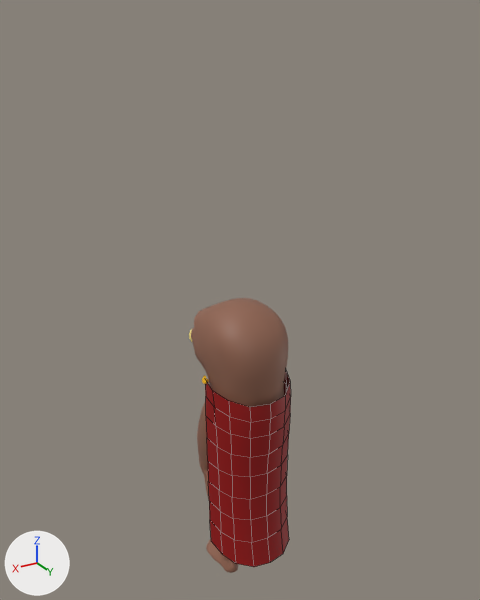
Before and after pictures for a commit that changed the FBX model MoS_Cloth/Assets/Meshes/Gondola.fbx.
Both versions are drawn from a 50 mm camera at (1.2, 1.94, 2.21) aimed at (-0.02, -0.09, 1.2). Every picture has the same lights, and +X, +Y and +Z are marked at lower left. Mesh edges are drawn as thin lines on the coarser meshes. Where no turn or scale is listed for an object, it has been applied to the vertices.

Script lines for the objects in view, before the commit:
```python
me_mesh = bpy.data.meshes.new('Mesh')
me_mesh.from_pydata(...)  # 10402 vertices, 10400 faces; spans x -0.166..0.166, y -0.276..0.145, z -0.013..1.211
# faces by material slot: [10222, 46, 132]
me_mesh.materials.append(mat_gondola_body_material)  # brown #90634f
me_mesh.materials.append(mat_gondola_innermouth_material)  # light grey #e1c3c3
me_mesh.materials.append(mat_gondola_outermouth_material)  # yellow #ffea8f
me_mesh_003 = bpy.data.meshes.new('Mesh.003')
me_mesh_003.from_pydata(...)  # 81 vertices, 64 faces; spans x -0.175..0.175, y -0.065..0.181, z 0.114..0.92
me_mesh_003.materials.append(mat_gondola_cape_material)  # red #960000
ob_gondolabody = bpy.data.objects.new('GondolaBody', me_mesh)
ob_gondolabody.location = (0.0, 0.0, 0.0)
ob_gondolacape = bpy.data.objects.new('GondolaCape', me_mesh_003)
ob_gondolacape.location = (0.0, 0.0, 0.0)
```
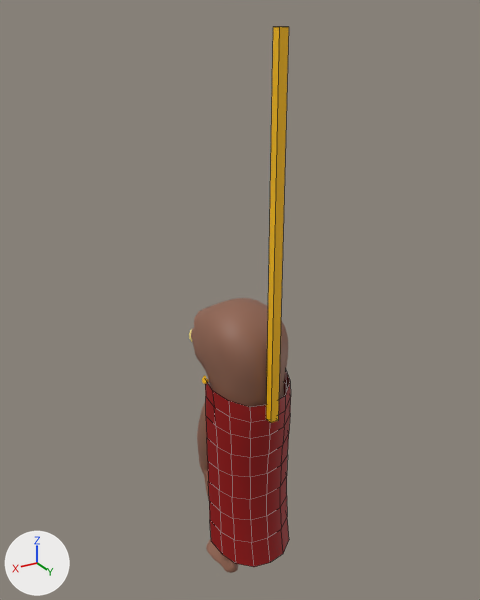
Commit message: Gondola is now walking in the demo scene

Pixel boxes (x1, y1, x2, y2) of what changed, in the pictures (480 x 600 px):
```json
{"object": "Pole", "change": "added", "after": [266, 27, 289, 423], "on screen": "yellow"}
```

Edits to the scene script, one JSON object a line:
```json
{"op": "add", "block": "me_mesh_003_1", "code": ["me_mesh_003_1 = bpy.data.meshes.new('Mesh.003')", "me_mesh_003_1.from_pydata(...)  # a box spanning x -0.017..0.017, y -0.017..0.017, z -0.684..0.684", "me_mesh_003_1.materials.append(mat_gondola_capeornament_material)  # yellow #ffc000"]}
{"op": "add", "block": "ob_pole", "code": ["ob_pole = bpy.data.objects.new('Pole', me_mesh_003_1)", "ob_pole.location = (0.0, 0.173, 1.496)"]}
```
